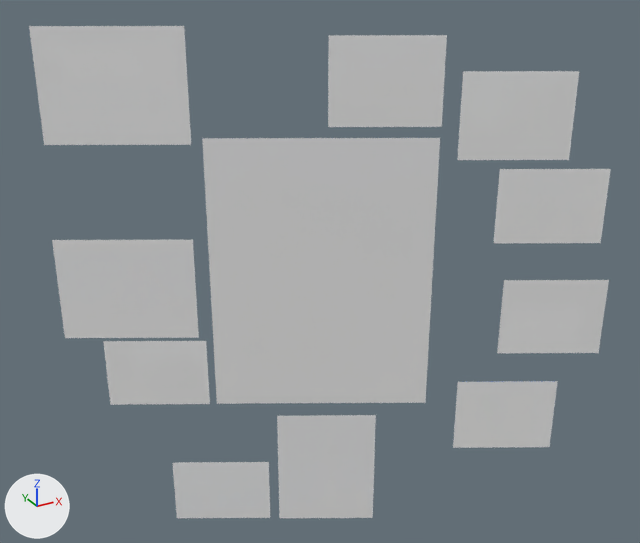
One commit to the COLLADA model command-center/joc/board_images1.DAE: the scene before it, then after it.
Before and after are seen from a 50 mm camera at (-3.59, -4.82, 3.31) aimed at (-2.34, -2.55, 2.18). Arrows for +X, +Y and +Z are at lower left; the lights stay in place.

Objects in the first picture: 'Node'.
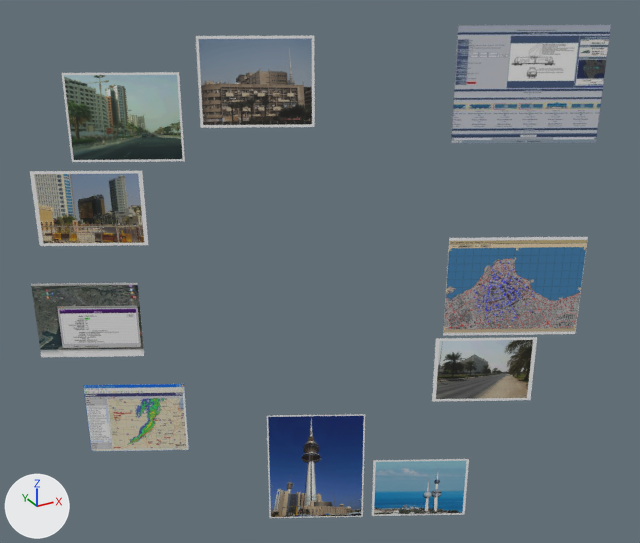
Boxes [x1, y1, x2, y2] around the edits, measured in the pictures (640 x 543 px):
'Node', reshaped, turned
    before: [29, 26, 611, 518]
    after: [30, 25, 611, 518]
part 1 of me_board_images1, deleted
    before: [202, 138, 440, 404]

What the commit changed:
me_board_images1 has 88 vertices, 44 faces and spans x -0.91..0.83, y -0.93..0.78, z 0.0.
me_board_images1 is used by ob_node; parent ob_board_images1; location (-2.353, -2.582, 2.167); rotation (1.571, 0.0, 2.648), in degrees (90, 0, 152).
me_board_images1 no longer uses material mat_image1 (picture img_rightboard_01_sat_map_png).
me_board_images1 part 1: the loose piece of 4 vertices spanning x -0.35..0.35, y -0.46..0.46, z 0.0 is deleted.
Object 'Node' (ob_node) turns from (90, 0, 152) to (90, 0, -27) degrees about x, y and z.
